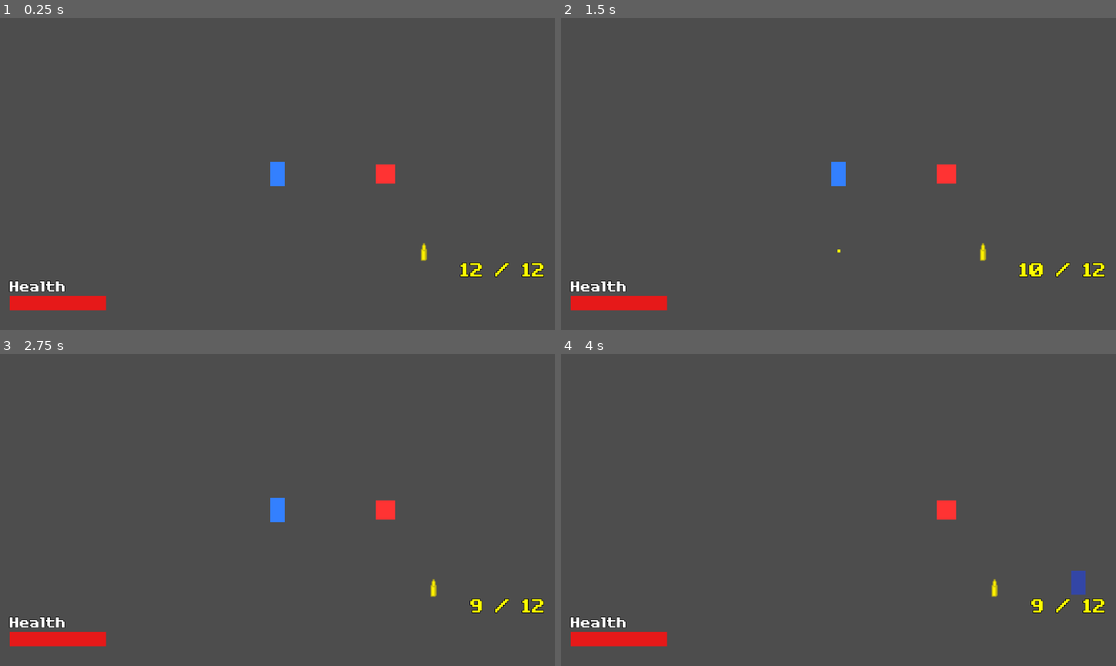
Above: before the commit, frames 1-4 (two rows, left to right).
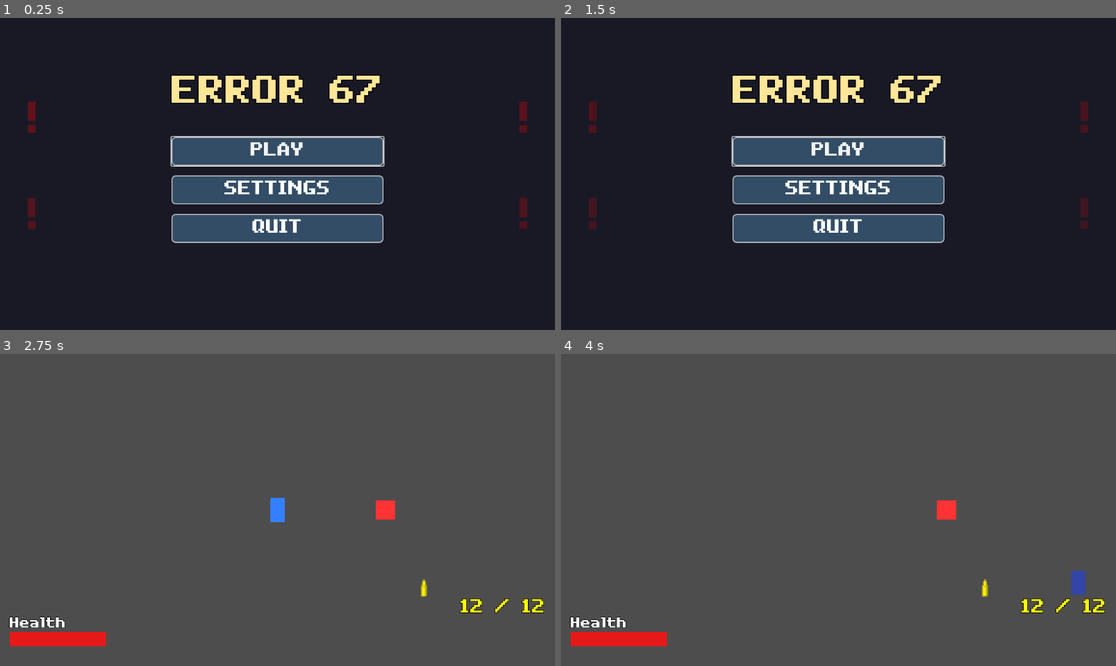
Above: after the commit, the same moments.

Repository: Michael-B-Li/game-jam
Game: Godot game, scene res://ui/main_menu.tscn
Same seed, same stepped clock (60 frames per second), same inputs: the game is played once before the commit and once after it. Before the commit the project starts from res://player/gun_test.tscn.
Inputs (mouse positions are in pixels of both pictures, inside the frame that each line leads up to):
- Up to frame 1 (0.25 s): no input
- Up to frame 2 (1.5 s): click (838, 189) at 0.5 s, where only the run after the commit has a clickable "SETTINGS"; click (838, 280) at 1.25 s, where only the run after the commit has a clickable "BACK"
- Up to frame 3 (2.75 s): click (277, 488) at 2 s, where only the run after the commit has a clickable "PLAY"
- Up to frame 4 (4 s): tap Enter at 2.75 s; move the mouse to (960, 494) at 2.77 s; hold D (move_right) 2.78-3.53 s; tap Q (glitch_1) at 2.85 s; move the mouse to (727, 525) at 3.52 s; hold S (move_down) from 3.53 s (still down); tap E (glitch_2) at 3.6 s

The runs differ from the first frame. In frame 1, 100% of the frame differs, in the area x 0-100%, y 0-100%; in frame 2, 100%; in frame 3, 0.2%; in frame 4, 0.2%.

Commit message:
main menu

Diff:
--- /dev/null
+++ b/enemies/pathfinding_enemy.tscn
@@ -0,0 +1,30 @@
+
+[gd_scene load_steps=3 format=3 uid="uid://g1lj5mar4jm0"]
+
+[ext_resource type="Script" path="res://enemies/pathfinding_enemy.gd" id="1_pathfinding"]
+
+[sub_resource type="RectangleShape2D" id="RectangleShape2D_1"]
+size = Vector2(40, 40)
+
+[node name="PathfindingEnemy" type="RigidBody2D"]
+collision_layer = 4
+collision_mask = 0
+gravity_scale = 0.0
+lock_rotation = true
+script = ExtResource("1_pathfinding")
+speed = 100.0
+max_health = 3
+acceleration = 4.0
+metadata/_edit_group_ = true
+
+[node name="CollisionShape2D" type="CollisionShape2D" parent="."]
+shape = SubResource("RectangleShape2D_1")
+
+[node name="VisualRect" type="ColorRect" parent="."]
+offset_left = -20.0
+offset_top = -20.0
+offset_right = 20.0
+offset_bottom = 20.0
+color = Color(1, 0.4, 0.2, 1)
+
+[node name="VisibleOnScreenNotifier2D" type="VisibleOnScreenNotifier2D" parent="."]
--- /dev/null
+++ b/enemies/pathfinding_test.tscn
@@ -0,0 +1,82 @@
+
+[gd_scene load_steps=10 format=3 uid="uid://cjml8l0ju7bhl"]
+
+[ext_resource type="Script" uid="uid://dquv612we276c" path="res://player/player.gd" id="1_player"]
+[ext_resource type="Script" path="res://enemies/pathfinding_test_setup.gd" id="1_setup"]
+[ext_resource type="PackedScene" uid="uid://g1lj5mar4jm0" path="res://enemies/pathfinding_enemy.tscn" id="2_pathfinding"]
+[ext_resource type="PackedScene" uid="uid://bhf7afhuksbra" path="res://ui/ammo_display.tscn" id="3_ammo"]
+[ext_resource type="PackedScene" path="res://ui/health_bar.tscn" id="4_health"]
+
+[sub_resource type="TileSetAtlasSource" id="TileSetAtlasSource_1"]
+texture_region_size = Vector2i(32, 32)
+0:0/0 = 0
+1:0/0 = 0
+
+[sub_resource type="TileSet" id="TileSet_1"]
+tile_size = Vector2i(32, 32)
+physics_layer_0/collision_layer = 1
+sources/0 = SubResource("TileSetAtlasSource_1")
+
+[sub_resource type="SpriteFrames" id="SpriteFrames_player"]
+animations = [{
+"frames": [],
+"loop": true,
+"name": &"up",
+"speed": 5.0
+}, {
+"frames": [],
+"loop": true,
+"name": &"walk",
+"speed": 5.0
+}]
+
+[sub_resource type="RectangleShape2D" id="RectangleShape2D_player"]
+size = Vector2(40, 40)
+
+[node name="PathfindingTest" type="Node2D"]
+script = ExtResource("1_setup")
+
+[node name="TileMap" type="TileMap" parent="."]
+tile_set = SubResource("TileSet_1")
+format = 2
+
+[node name="Wall" type="TileMapLayer" parent="TileMap"]
+tile_set = SubResource("TileSet_1")
+
+[node name="Ground" type="TileMapLayer" parent="TileMap"]
+tile_set = SubResource("TileSet_1")
+
+[node name="Player" type="Area2D" parent="."]
+position = Vector2(200, 300)
+script = ExtResource("1_player")
+
+[node name="AnimatedSprite2D" type="AnimatedSprite2D" parent="Player"]
+sprite_frames = SubResource("SpriteFrames_player")
+animation = &"up"
+
+[node name="CollisionShape2D" type="CollisionShape2D" parent="Player"]
+shape = SubResource("RectangleShape2D_player")
+
+[node name="VisualRect" type="ColorRect" parent="Player"]
+offset_left = -20.0
+offset_top = -20.0
+offset_right = 20.0
+offset_bottom = 20.0
+color = Color(0.2, 0.6, 1, 1)
+
+[node name="Camera2D" type="Camera2D" parent="Player"]
+
+[node name="PathfindingEnemy" parent="." instance=ExtResource("2_pathfinding")]
+position = Vector2(900, 300)
+
+[node name="PathfindingEnemy2" parent="." instance=ExtResource("2_pathfinding")]
+position = Vector2(900, 150)
+
+[node name="PathfindingEnemy3" parent="." instance=ExtResource("2_pathfinding")]
+position = Vector2(900, 450)
+
+[node name="AmmoDisplay" parent="." instance=ExtResource("3_ammo")]
+
+[node name="HealthBar" parent="." instance=ExtResource("4_health")]
+
+[connection signal="body_entered" from="Player" to="Player" method="_on_player_body_entered"]
--- a/project.godot
+++ b/project.godot
@@ -11,21 +11,12 @@
 [application]
 
 config/name="accessible game"
-run/main_scene="res://player/gun_test.tscn"
+run/main_scene="uid://b5h8kak2m3n4p"
 config/features=PackedStringArray("4.5", "Forward Plus")
+config/icon="res://icon.svg"
 
 [input]
 
-move_right={
-"deadzone": 0.2,
-"events": [Object(InputEventKey,"resource_local_to_scene":false,"resource_name":"","device":-1,"window_id":0,"alt_pressed":false,"shift_pressed":false,"ctrl_pressed":false,"meta_pressed":false,"pressed":false,"keycode":68,"physical_keycode":0,"key_label":0,"unicode":100,"location":0,"echo":false,"script":null)
-]
-}
-move_left={
-"deadzone": 0.2,
-"events": [Object(InputEventKey,"resource_local_to_scene":false,"resource_name":"","device":-1,"window_id":0,"alt_pressed":false,"shift_pressed":false,"ctrl_pressed":false,"meta_pressed":false,"pressed":false,"keycode":0,"physical_keycode":65,"key_label":0,"unicode":97,"location":0,"echo":false,"script":null)
-]
-}
 move_up={
 "deadzone": 0.2,
 "events": [Object(InputEventKey,"resource_local_to_scene":false,"resource_name":"","device":0,"window_id":0,"alt_presse …(189 unchanged characters)…
@@ -97,3 +88,13 @@
 "events": [Object(InputEventKey,"resource_local_to_scene":false,"resource_name":"","device":0,"window_id":0,"alt_presse …(189 unchanged characters)…
 ]
 }
+move_right={
+"deadzone": 0.2,
+"events": [Object(InputEventKey,"resource_local_to_scene":false,"resource_name":"","device":-1,"window_id":0,"alt_pressed":false,"shift_pressed":false,"ctrl_pressed":false,"meta_pressed":false,"pressed":false,"keycode":68,"physical_keycode":0,"key_label":0,"unicode":100,"location":0,"echo":false,"script":null)
+]
+}
+move_left={
+"deadzone": 0.2,
+"events": [Object(InputEventKey,"resource_local_to_scene":false,"resource_name":"","device":-1,"window_id":0,"alt_pressed":false,"shift_pressed":false,"ctrl_pressed":false,"meta_pressed":false,"pressed":false,"keycode":0,"physical_keycode":65,"key_label":0,"unicode":97,"location":0,"echo":false,"script":null)
+]
+}
--- /dev/null
+++ b/ui/exclamation_mark.gd
@@ -0,0 +1,40 @@
+extends TextureRect
+
+# Animation settings
+@export var fade_duration: float = 1.0
+@export var fade_delay: float = 0.5
+@export var pixelated: bool = true
+
+var tween: Tween
+var time_elapsed: float = 0.0
+
+func _ready():
+	# Ensure pixelated look
+	if pixelated:
+		texture_filter = TEXTURE_FILTER_NEAREST
+
+	# Start the animation loop
+	start_animation()
+
+func start_animation():
+	# Cancel any existing tween
+	if tween:
+		tween.kill()
+
+	# Create new tween for fade in/out effect
+	tween = create_tween()
+	tween.set_loops()
+
+	# Fade in
+	tween.tween_property(self, "modulate:a", 1.0, fade_duration).from(0.0)
+	# Stay visible
+	tween.tween_interval(fade_delay)
+	# Fade out
+	tween.tween_property(self, "modulate:a", 0.0, fade_duration)
+	# Stay invisible
+	tween.tween_interval(fade_delay)
+
+func _exit_tree():
+	# Clean up tween when node is removed
+	if tween:
+		tween.kill()
--- /dev/null
+++ b/ui/exclamation_mark.svg
@@ -0,0 +1,15 @@
+<?xml version="1.0" encoding="UTF-8"?>
+<svg width="32" height="64" viewBox="0 0 32 64" xmlns="http://www.w3.org/2000/svg">
+  <!-- Pixelated exclamation mark in red -->
+  <rect x="8" y="0" width="16" height="8" fill="#ff0000"/>
+  <rect x="8" y="8" width="16" height="8" fill="#ff0000"/>
+  <rect x="8" y="16" width="16" height="8" fill="#ff0000"/>
+  <rect x="8" y="24" width="16" height="8" fill="#ff0000"/>
+  <rect x="8" y="32" width="16" height="8" fill="#ff0000"/>
+
+  <!-- Gap -->
+
+  <!-- Dot at bottom -->
+  <rect x="8" y="48" width="16" height="8" fill="#ff0000"/>
+  <rect x="8" y="56" width="16" height="8" fill="#ff0000"/>
+</svg>
--- /dev/null
+++ b/ui/main_menu.gd
@@ -0,0 +1,52 @@
+extends Control
+
+# Signal emitted when play button is pressed
+signal play_pressed
+signal settings_pressed
+
+# Reference to the game scene to load
+@export var game_scene_path: String = "res://player/gun_test.tscn"
+@export var settings_scene_path: String = "res://ui/settings_menu.tscn"
+
+func _ready():
+	# Connect button signals
+	$MenuContainer/ButtonContainer/PlayButton.pressed.connect(_on_play_pressed)
+	$MenuContainer/ButtonContainer/SettingsButton.pressed.connect(_on_settings_pressed)
+	$MenuContainer/ButtonContainer/QuitButton.pressed.connect(_on_quit_pressed)
+
+	# Make sure the first button is focused for keyboard navigation
+	$MenuContainer/ButtonContainer/PlayButton.grab_focus()
+
+func _on_play_pressed():
+	# Emit signal in case other systems need to know
+	play_pressed.emit()
+
+	# Load the game scene
+	get_tree().change_scene_to_file(game_scene_path)
+
+func _on_settings_pressed():
+	# Emit signal in case other systems need to know
+	settings_pressed.emit()
+
+	# For now, print a message. Later this can load a settings scene
+	print("Settings button pressed")
+
+	# Optionally load settings scene if it exists
+	if FileAccess.file_exists(settings_scene_path):
+		get_tree().change_scene_to_file(settings_scene_path)
+	else:
+		# Create a simple popup if settings scene doesn't exist yet
+		_show_settings_placeholder()
+
+func _on_quit_pressed():
+	# Quit the game
+	get_tree().quit()
+
+func _show_settings_placeholder():
+	# Simple placeholder dialog for settings
+	var dialog = AcceptDialog.new()
+	dialog.dialog_text = "Settings menu coming soon!"
+	dialog.title = "Settings"
+	add_child(dialog)
+	dialog.popup_centered()
+	dialog.confirmed.connect(func(): dialog.queue_free())
--- /dev/null
+++ b/ui/main_menu.tscn
@@ -0,0 +1,182 @@
+[gd_scene load_steps=6 format=3 uid="uid://b5h8kak2m3n4p"]
+
+[ext_resource type="Script" path="res://ui/main_menu.gd" id="1_script"]
+[ext_resource type="FontFile" uid="uid://c3w61p24ge26h" path="res://snowbell-font/Snowbell-Wp4g9.ttf" id="2_font"]
+[ext_resource type="Texture2D" uid="uid://e1x2c3l4a5m6a7t8i" path="res://ui/exclamation_mark.svg" id="3_exclamation"]
+[ext_resource type="Script" path="res://ui/exclamation_mark.gd" id="4_exclamation_script"]
+
+[sub_resource type="StyleBoxFlat" id="StyleBoxFlat_1"]
+bg_color = Color(0.2, 0.3, 0.4, 1)
+border_width_left = 2
+border_width_top = 2
+border_width_right = 2
+border_width_bottom = 2
+border_color = Color(0.8, 0.8, 0.8, 1)
+corner_radius_top_left = 8
+corner_radius_top_right = 8
+corner_radius_bottom_right = 8
+corner_radius_bottom_left = 8
+
+[node name="MainMenu" type="Control"]
+layout_mode = 3
+anchors_preset = 15
+anchor_right = 1.0
+anchor_bottom = 1.0
+grow_horizontal = 2
+grow_vertical = 2
+script = ExtResource("1_script")
+
+[node name="Background" type="ColorRect" parent="."]
+layout_mode = 1
+anchors_preset = 15
+anchor_right = 1.0
+anchor_bottom = 1.0
+grow_horizontal = 2
+grow_vertical = 2
+color = Color(0.1, 0.1, 0.15, 1)
+
+[node name="MenuContainer" type="VBoxContainer" parent="."]
+layout_mode = 1
+anchors_preset = 8
+anchor_left = 0.5
+anchor_top = 0.5
+anchor_right = 0.5
+anchor_bottom = 0.5
+offset_left = -200.0
+offset_top = -200.0
+offset_right = 200.0
+offset_bottom = 200.0
+grow_horizontal = 2
+grow_vertical = 2
+
+[node name="TitleLabel" type="Label" parent="MenuContainer"]
+layout_mode = 2
+theme_override_colors/font_color = Color(1, 0.9, 0.6, 1)
+theme_override_colors/font_outline_color = Color(0, 0, 0, 1)
+theme_override_constants/outline_size = 8
+theme_override_fonts/font = ExtResource("2_font")
+theme_override_font_sizes/font_size = 64
+text = "ERROR 67"
+horizontal_alignment = 1
+
+[node name="Spacer" type="Control" parent="MenuContainer"]
+custom_minimum_size = Vector2(0, 50)
+layout_mode = 2
+
+[node name="ButtonContainer" type="VBoxContainer" parent="MenuContainer"]
+layout_mode = 2
+theme_override_constants/separation = 20
+alignment = 1
+
+[node name="PlayButton" type="Button" parent="MenuContainer/ButtonContainer"]
+custom_minimum_size = Vector2(300, 60)
+layout_mode = 2
+theme_override_colors/font_color = Color(1, 1, 1, 1)
+theme_override_colors/font_hover_color = Color(1, 0.9, 0.6, 1)
+theme_override_colors/font_pressed_color = Color(0.8, 0.8, 0.8, 1)
+theme_override_fonts/font = ExtResource("2_font")
+theme_override_font_sizes/font_size = 32
+theme_override_styles/normal = SubResource("StyleBoxFlat_1")
+theme_override_styles/hover = SubResource("StyleBoxFlat_1")
+theme_override_styles/pressed = SubResource("StyleBoxFlat_1")
+text = "PLAY"
+
+[node name="SettingsButton" type="Button" parent="MenuContainer/ButtonContainer"]
+custom_minimum_size = Vector2(300, 60)
+layout_mode = 2
+theme_override_colors/font_color = Color(1, 1, 1, 1)
+theme_override_colors/font_hover_color = Color(1, 0.9, 0.6, 1)
+theme_override_colors/font_pressed_color = Color(0.8, 0.8, 0.8, 1)
+theme_override_fonts/font = ExtResource("2_font")
+theme_override_font_sizes/font_size = 32
+theme_override_styles/normal = SubResource("StyleBoxFlat_1")
+theme_override_styles/hover = SubResource("StyleBoxFlat_1")
+theme_override_styles/pressed = SubResource("StyleBoxFlat_1")
+text = "SETTINGS"
+
+[node name="QuitButton" type="Button" parent="MenuContainer/ButtonContainer"]
+custom_minimum_size = Vector2(300, 60)
+layout_mode = 2
+theme_override_colors/font_color = Color(1, 1, 1, 1)
+theme_override_colors/font_hover_color = Color(1, 0.9, 0.6, 1)
+theme_override_colors/font_pressed_color = Color(0.8, 0.8, 0.8, 1)
+theme_override_fonts/font = ExtResource("2_font")
+theme_override_font_sizes/font_size = 32
+theme_override_styles/normal = SubResource("StyleBoxFlat_1")
+theme_override_styles/hover = SubResource("StyleBoxFlat_1")
+theme_override_styles/pressed = SubResource("StyleBoxFlat_1")
+text = "QUIT"
+
+[node name="LeftExclamationTop" type="TextureRect" parent="."]
+layout_mode = 1
+anchors_preset = 4
+anchor_top = 0.5
+anchor_bottom = 0.5
+offset_left = 50.0
+offset_top = -150.0
+offset_right = 82.0
+offset_bottom = -86.0
+grow_vertical = 2
+texture = ExtResource("3_exclamation")
+expand_mode = 1
+stretch_mode = 5
+script = ExtResource("4_exclamation_script")
+fade_duration = 0.8
+fade_delay = 0.3
+
+[node name="LeftExclamationBottom" type="TextureRect" parent="."]
+layout_mode = 1
+anchors_preset = 4
+anchor_top = 0.5
+anchor_bottom = 0.5
+offset_left = 50.0
+offset_top = 50.0
+offset_right = 82.0
+offset_bottom = 114.0
+grow_vertical = 2
+texture = ExtResource("3_exclamation")
+expand_mode = 1
+stretch_mode = 5
+script = ExtResource("4_exclamation_script")
+fade_duration = 1.0
+fade_delay = 0.5
+
+[node name="RightExclamationTop" type="TextureRect" parent="."]
+layout_mode = 1
+anchors_preset = 6
+anchor_left = 1.0
+anchor_top = 0.5
+anchor_right = 1.0
+anchor_bottom = 0.5
+offset_left = -82.0
+offset_top = -150.0
+offset_right = -50.0
+offset_bottom = -86.0
+grow_horizontal = 0
+grow_vertical = 2
+texture = ExtResource("3_exclamation")
+expand_mode = 1
+stretch_mode = 5
+script = ExtResource("4_exclamation_script")
+fade_duration = 0.9
+fade_delay = 0.4
+
+[node name="RightExclamationBottom" type="TextureRect" parent="."]
+layout_mode = 1
+anchors_preset = 6
+anchor_left = 1.0
+anchor_top = 0.5
+anchor_right = 1.0
+anchor_bottom = 0.5
+offset_left = -82.0
+offset_top = 50.0
+offset_right = -50.0
+offset_bottom = 114.0
+grow_horizontal = 0
+grow_vertical = 2
+texture = ExtResource("3_exclamation")
+expand_mode = 1
+stretch_mode = 5
+script = ExtResource("4_exclamation_script")
+fade_duration = 1.1
+fade_delay = 0.2
--- /dev/null
+++ b/ui/settings_menu.gd
@@ -0,0 +1,12 @@
+extends Control
+
+# Reference to the main menu scene
+@export var main_menu_path: String = "res://ui/main_menu.tscn"
+
+func _ready():
+	# Connect back button
+	$SettingsContainer/BackButton.pressed.connect(_on_back_pressed)
+
+func _on_back_pressed():
+	# Return to main menu
+	get_tree().change_scene_to_file(main_menu_path)
--- /dev/null
+++ b/ui/settings_menu.tscn
@@ -0,0 +1,92 @@
+[gd_scene load_steps=3 format=3 uid="uid://c7d8faf0g1h2i"]
+
+[ext_resource type="Script" path="res://ui/settings_menu.gd" id="1_script"]
+[ext_resource type="FontFile" uid="uid://c3w61p24ge26h" path="res://snowbell-font/Snowbell-Wp4g9.ttf" id="2_font"]
+
+[sub_resource type="StyleBoxFlat" id="StyleBoxFlat_1"]
+bg_color = Color(0.2, 0.3, 0.4, 1)
+border_width_left = 2
+border_width_top = 2
+border_width_right = 2
+border_width_bottom = 2
+border_color = Color(0.8, 0.8, 0.8, 1)
+corner_radius_top_left = 8
+corner_radius_top_right = 8
+corner_radius_bottom_right = 8
+corner_radius_bottom_left = 8
+
+[node name="SettingsMenu" type="Control"]
+layout_mode = 3
+anchors_preset = 15
+anchor_right = 1.0
+anchor_bottom = 1.0
+grow_horizontal = 2
+grow_vertical = 2
+script = ExtResource("1_script")
+
+[node name="Background" type="ColorRect" parent="."]
+layout_mode = 1
+anchors_preset = 15
+anchor_right = 1.0
+anchor_bottom = 1.0
+grow_horizontal = 2
+grow_vertical = 2
+color = Color(0.1, 0.1, 0.15, 1)
+
+[node name="SettingsContainer" type="VBoxContainer" parent="."]
+layout_mode = 1
+anchors_preset = 8
+anchor_left = 0.5
+anchor_top = 0.5
+anchor_right = 0.5
+anchor_bottom = 0.5
+offset_left = -300.0
+offset_top = -250.0
+offset_right = 300.0
+offset_bottom = 250.0
+grow_horizontal = 2
+grow_vertical = 2
+
+[node name="TitleLabel" type="Label" parent="SettingsContainer"]
+layout_mode = 2
+theme_override_colors/font_color = Color(1, 0.9, 0.6, 1)
+theme_override_colors/font_outline_color = Color(0, 0, 0, 1)
+theme_override_constants/outline_size = 8
+theme_override_fonts/font = ExtResource("2_font")
+theme_override_font_sizes/font_size = 48
+text = "SETTINGS"
+horizontal_alignment = 1
+
+[node name="Spacer1" type="Control" parent="SettingsContainer"]
+custom_minimum_size = Vector2(0, 30)
+layout_mode = 2
+
+[node name="SettingsContent" type="VBoxContainer" parent="SettingsContainer"]
+layout_mode = 2
+size_flags_vertical = 3
+theme_override_constants/separation = 20
+
+[node name="PlaceholderLabel" type="Label" parent="SettingsContainer/SettingsContent"]
+layout_mode = 2
+theme_override_colors/font_color = Color(0.8, 0.8, 0.8, 1)
+theme_override_fonts/font = ExtResource("2_font")
+theme_override_font_sizes/font_size = 24
+text = "Settings options will go here"
+horizontal_alignment = 1
+
+[node name="Spacer2" type="Control" parent="SettingsContainer"]
+custom_minimum_size = Vector2(0, 30)
+layout_mode = 2
+
+[node name="BackButton" type="Button" parent="SettingsContainer"]
+custom_minimum_size = Vector2(300, 60)
+layout_mode = 2
+theme_override_colors/font_color = Color(1, 1, 1, 1)
+theme_override_colors/font_hover_color = Color(1, 0.9, 0.6, 1)
+theme_override_colors/font_pressed_color = Color(0.8, 0.8, 0.8, 1)
+theme_override_fonts/font = ExtResource("2_font")
+theme_override_font_sizes/font_size = 32
+theme_override_styles/normal = SubResource("StyleBoxFlat_1")
+theme_override_styles/hover = SubResource("StyleBoxFlat_1")
+theme_override_styles/pressed = SubResource("StyleBoxFlat_1")
+text = "BACK"
Not shown, added: ui/exclamation_mark.gd.uid
Not shown, added: ui/exclamation_mark.svg.import
Not shown, added: ui/main_menu.gd.uid
Not shown, added: ui/settings_menu.gd.uid
Not shown, added: ui/MAIN_MENU.md
Not shown, changed: ui/QUICK_SETUP.md
Not shown, changed: ui/README.md
